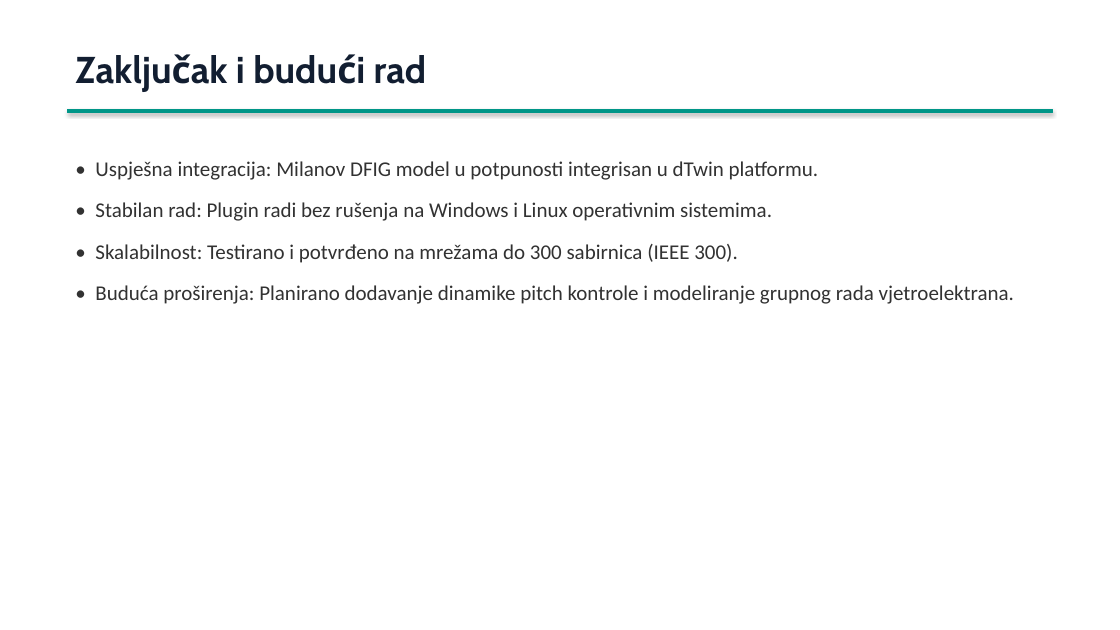
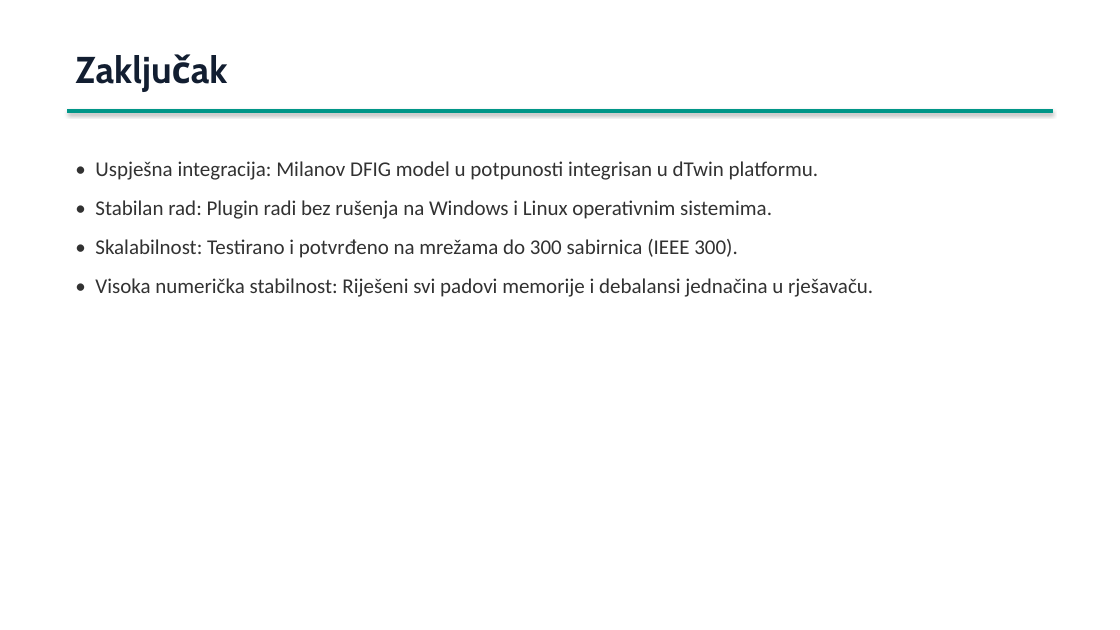
Before and after one commit to abudabiduba/SREES_2026_Gilic_VDFIG, a slide deck: slide 9 of presentation/DFIG_Presentation.pptx (slide 7 before the commit). Drawn at 1120x630 pixels with LibreOffice and Linux fonts; fonts in the diff are those of the drawing. Boxes give left, top, right and bottom in pixels: in the first picture for what was removed or moved away, otherwise in the second. Text is boxed around its words. In the diff, an @@ line names an element or a change of style, - is before the commit and + after.

Commit message:
Update DFIG_Presentation.pptx with simulation analysis slides for Case 9 & Case 118, and remove future work bullet point from conclusion

```diff
--- a/presentation/DFIG_Presentation.pptx
+++ b/presentation/DFIG_Presentation.pptx
@@ text at bbox=[236, 55, 426, 84]: text changed @@
-Zaključak i budući rad
+Zaključak
@@ text at bbox=[95, 161, 819, 258]: less space between paragraphs @@
@@ text at bbox=[95, 278, 873, 297]: text changed @@
-• Buduća proširenja: Planirano dodavanje dinamike pitch kontrole i modeliranje grupnog rada vjetroelektrana.
+• Visoka numerička stabilnost: Riješeni svi padovi memorije i debalansi jednačina u rješavaču.
```
Also in this commit, not shown: 6 other slides changed, 2 slides added.
